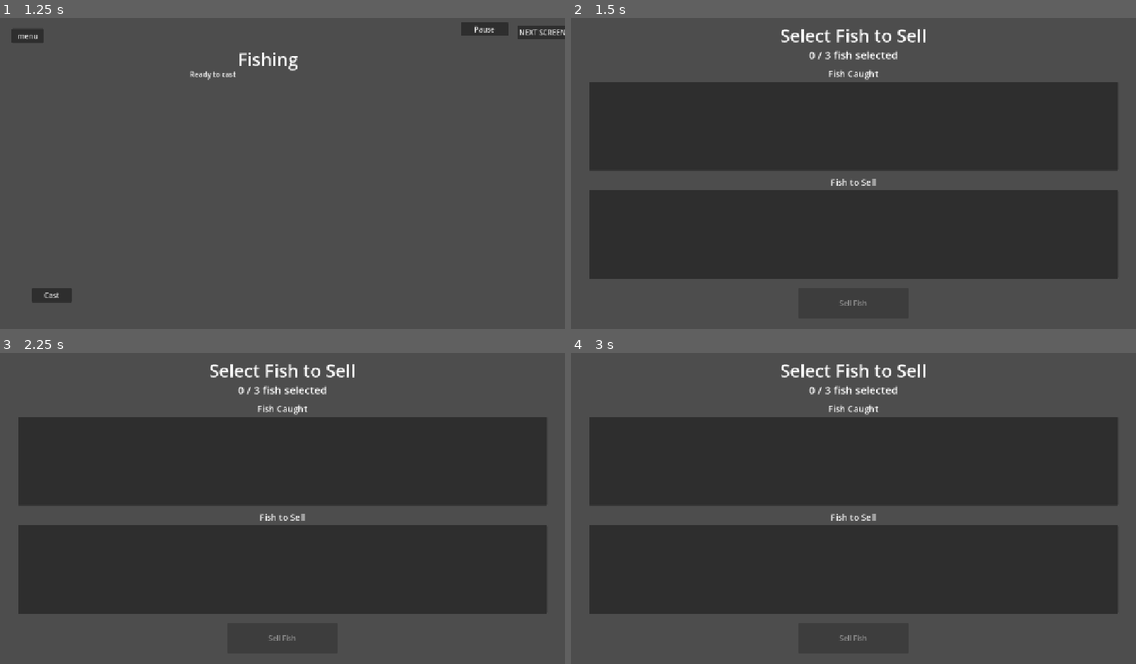
Above: before the commit, frames 1-4 (two rows, left to right).
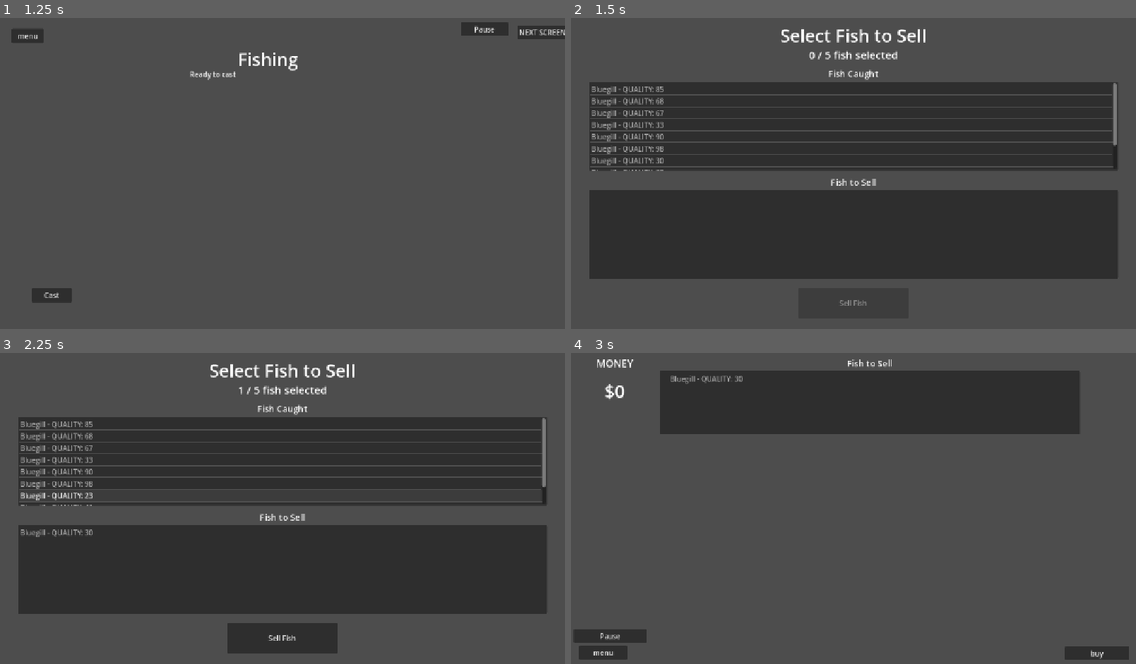
Above: after the commit, the same moments.

Repository: V-Mirea/comfy-summer-fishing-game
Game: Godot game, scene res://scenes/game.tscn
The game is run twice, just before and just after one commit, with the same random seed, the same clock (stepped at 60 frames per second) and the same inputs. The engine's default icon, where the game draws it, is replaced by a stand-in: a white triangle on a blue panel in a dark square.
Inputs (mouse positions are in pixels of both pictures, inside the frame that each line leads up to):
- Up to frame 1 (1.25 s): click "play" at 0.5 s
- Up to frame 2 (1.5 s): click "NEXT SCREEN" at 1.25 s
- Up to frame 3 (2.25 s): tap Enter at 2 s; move the mouse to (406, 492) at 2.02 s; click (406, 492) at 2.1 s
- Up to frame 4 (3 s): click (853, 639) at 2.75 s, where only the run after the commit has a clickable "Sell Fish"

Frame 1 is identical in both runs. In frame 2, 3.4% of the frame differs, in the area x 3-97%, y 10-50%; in frame 3, 3.6%; in frame 4, 62%, in the area x 0-99%, y 2-99%.

Commit message:
add some temp code to skip having to fish

Diff:
--- a/scripts/managers/fishing_manager.gd
+++ b/scripts/managers/fishing_manager.gd
@@ -39,6 +39,14 @@
 	cast_button.pressed.connect(state_machine.change_state.bind(State.WAITING_FOR_BITE))
 	cancel_button.pressed.connect(state_machine.change_state.bind(State.IDLE))
 	pause_button.pressed.connect(_on_button_pause_pressed)
+
+	## test code to avoid skip having to fish ##
+	for i in 10:
+		var fish: Fish = Fish.new()
+		fish.quality = randi() % 100
+		fish.species = FishDatabase.get_random()
+		PlayerManager.add_fish(fish)
+	###
 
 
 # Called every frame. 'delta' is the elapsed time since the previous frame.
--- a/scripts/managers/player_manager.gd
+++ b/scripts/managers/player_manager.gd
@@ -8,7 +8,7 @@
 signal upgrade_changed(upgrade_id: String, new_level: int)
 
 const SAVE_PATH := "user://player_data.tres" #i think this is right? we'll have to figure this out but seems simple enough
-const BASE_SELL_SLOTS: int = 3
+const BASE_SELL_SLOTS: int = 5
 const SLOTS_PER_LEVEL: int = 1
 const MAX_SELL_SLOTS_CAP: int = 8
 
